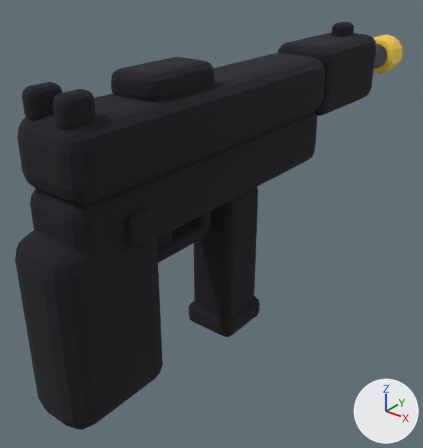
The glTF model weapons/smg.glb, before and after one commit.
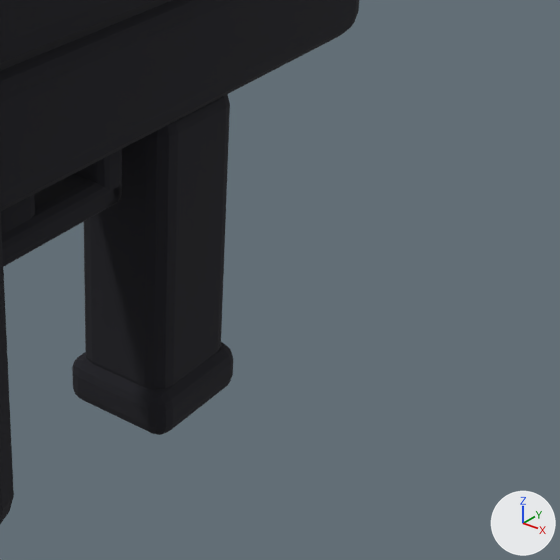
Old and new are each drawn whole from a 50 mm lens placed at (0.235, -0.193, 0.188), pointed at (-0.022, 0.129, -0.011) and again close up on the part from 37% to 96% of the width and 32% to 88% of the height. Arrows for +X, +Y and +Z are at lower right; the lights stay in place. The older version's two pictures come first. Where no turn or scale is listed for an object, it has been applied to the vertices.

In view in the first close-up: 'Frame', 'Grip', 'GuardBottom', 'GuardFront', 'MagBase', 'Magazine', 'Receiver', 'Trigger'.
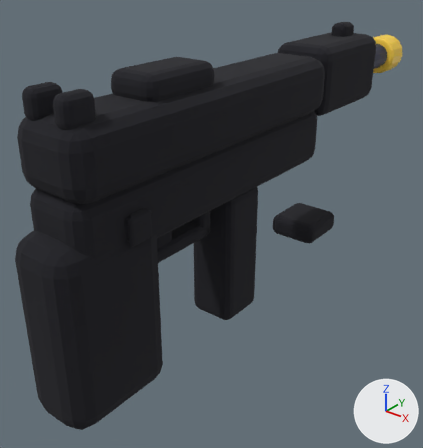
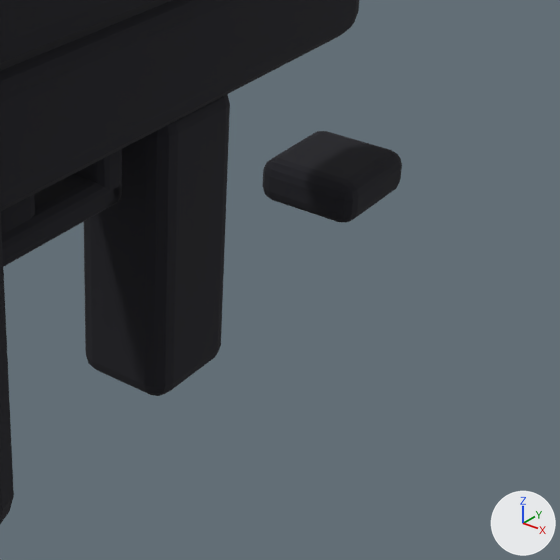
Pixel boxes (x1, y1, x2, y2) of what changed, in the close-ups (560 x 560 px):
'MagBase', moved
    before: (72, 342, 233, 435)
    after: (263, 131, 402, 222)

Diff of the bpy script that builds the scene:
```diff
--- a/weapons/smg.glb.py
+++ b/weapons/smg.glb.py
@@ ob_magbase @@
 ob_magbase = bpy.data.objects.new('MagBase', me_magbase)
-ob_magbase.location = (0.0, 0.0, 0.0)
+ob_magbase.location = (0.0, 0.1175, 0.032)
```
